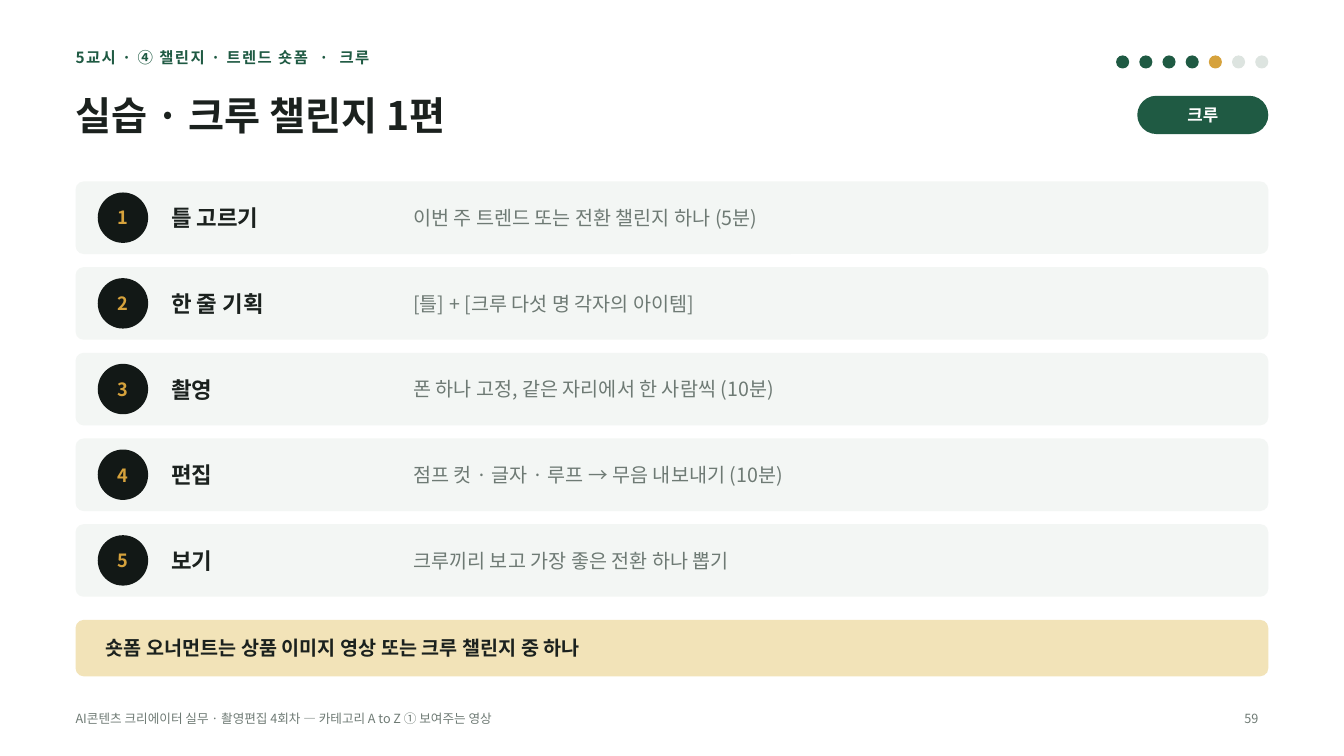
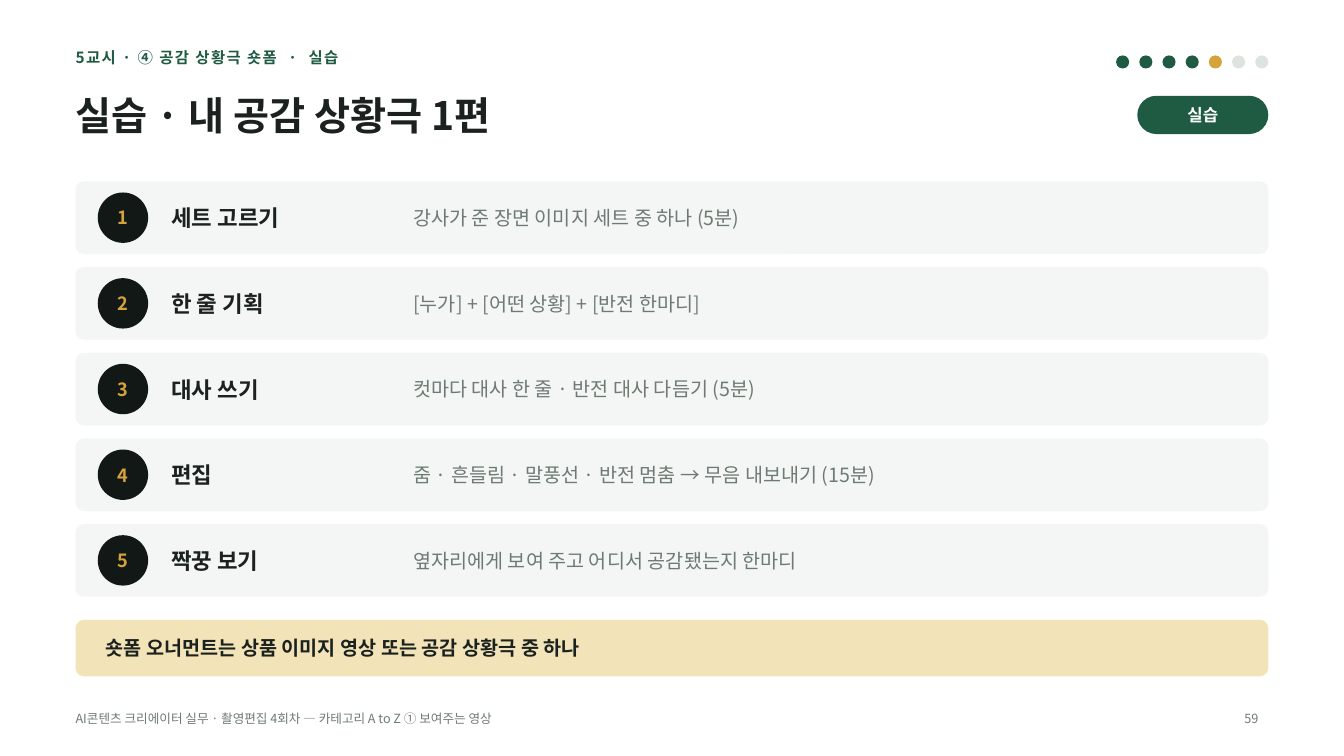
Before and after one commit to yujida/MARUBIT, a slide deck: slide 59 of lectures/04/4회차_카테고리AtoZ_보여주는영상_슬라이드.pptx. Drawn at 1344x756 pixels with LibreOffice and Linux fonts; fonts in the diff are those of the drawing. Boxes give left, top, right and bottom in pixels: in the first picture for what was removed or moved away, otherwise in the second. Text is boxed around its words. In the diff, an @@ line names an element or a change of style, - is before the commit and + after.

```diff
--- a/lectures/04/4회차_카테고리AtoZ_보여주는영상_슬라이드.pptx
+++ b/lectures/04/4회차_카테고리AtoZ_보여주는영상_슬라이드.pptx
@@ text at [76, 50, 339, 65]: text changed @@
-5교시 · ④ 챌린지 · 트렌드 숏폼 · 크루
+5교시 · ④ 공감 상황극 숏폼 · 실습
@@ title at [76, 97, 490, 134]: text changed @@
-실습 · 크루 챌린지 1편
+실습 · 내 공감 상황극 1편
@@ text at [1187, 107, 1218, 123]: text changed @@
-크루
+실습
@@ text at [171, 207, 279, 228]: text changed @@
-틀 고르기
+세트 고르기
@@ text at [413, 209, 739, 229]: text changed @@
-이번 주 트렌드 또는 전환 챌린지 하나 (5분)
+강사가 준 장면 이미지 세트 중 하나 (5분)
@@ text at [413, 294, 700, 315]: text changed @@
-[틀] + [크루 다섯 명 각자의 아이템]
+[누가] + [어떤 상황] + [반전 한마디]
@@ text at [171, 379, 258, 400]: text changed @@
-촬영
+대사 쓰기
@@ text at [413, 380, 755, 400]: text changed @@
-폰 하나 고정, 같은 자리에서 한 사람씩 (10분)
+컷마다 대사 한 줄 · 반전 대사 다듬기 (5분)
@@ text at [413, 465, 875, 486]: text changed @@
-점프 컷 · 글자 · 루프 → 무음 내보내기 (10분)
+줌 · 흔들림 · 말풍선 · 반전 멈춤 → 무음 내보내기 (15분)
@@ text at [171, 550, 258, 571]: text changed @@
-보기
+짝꿍 보기
@@ text at [413, 552, 797, 570]: text changed @@
-크루끼리 보고 가장 좋은 전환 하나 뽑기
+옆자리에게 보여 주고 어디서 공감됐는지 한마디
@@ text at [106, 638, 580, 657]: text changed @@
-숏폼 오너먼트는 상품 이미지 영상 또는 크루 챌린지 중 하나
+숏폼 오너먼트는 상품 이미지 영상 또는 공감 상황극 중 하나
```
Also in this commit, not shown: 23 other slides changed, 4 other files.
